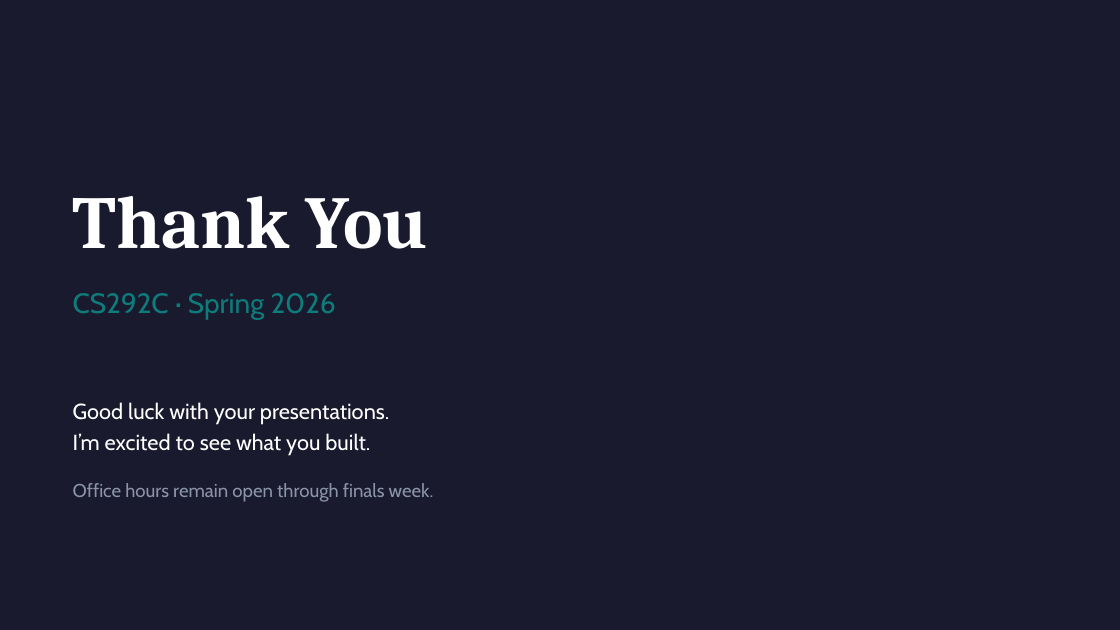
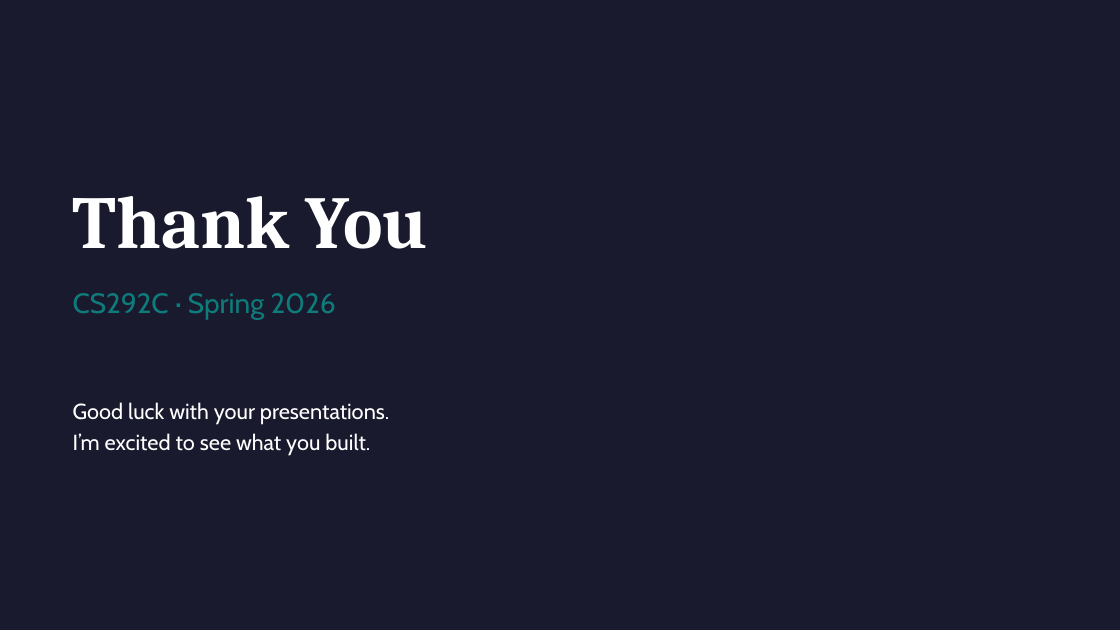
Before and after one commit to fredfeng/CS292C, a slide deck: slide 21 of lectures/lecture17_full_picture.pptx. Drawn at 1120x630 pixels with LibreOffice and Linux fonts; fonts in the diff are those of the drawing. Boxes give left, top, right and bottom in pixels: in the first picture for what was removed or moved away, otherwise in the second. Text is boxed around its words. In the diff, an @@ line names an element or a change of style, - is before the commit and + after.

```diff
--- a/lectures/lecture17_full_picture.pptx
+++ b/lectures/lecture17_full_picture.pptx
@@ text at box(73, 483, 434, 502): paragraph removed @@
-Office hours remain open through finals week.
```
Also in this commit, not shown: 1 other slide changed.
